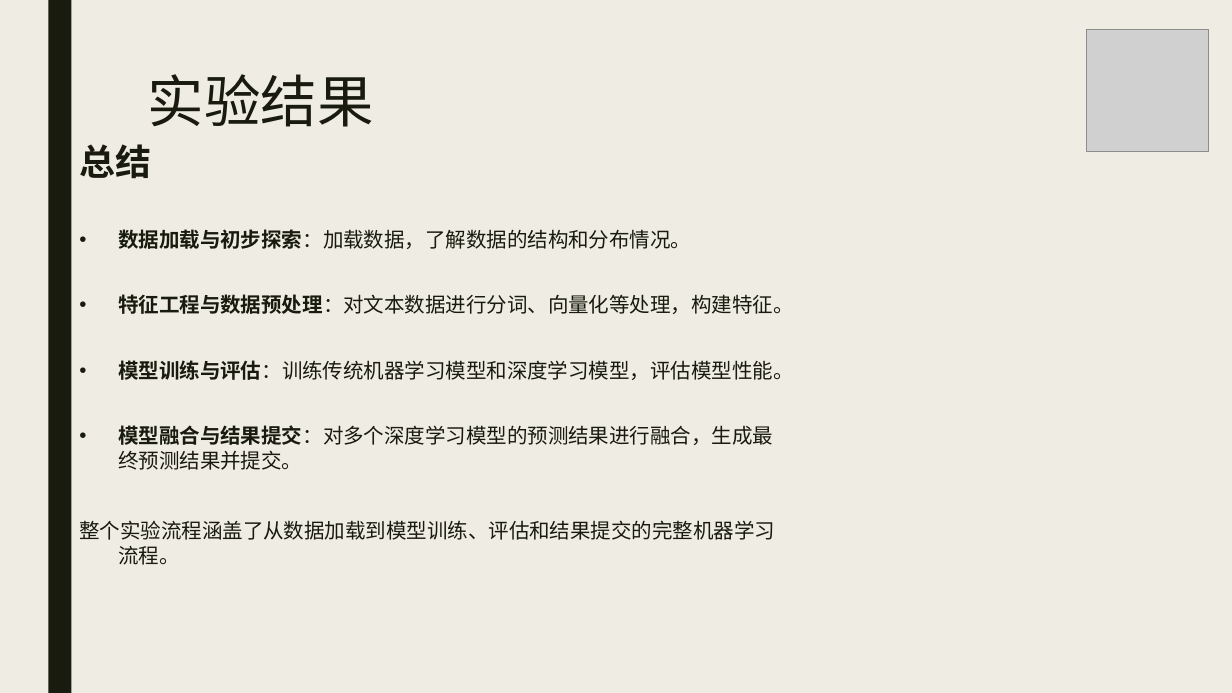
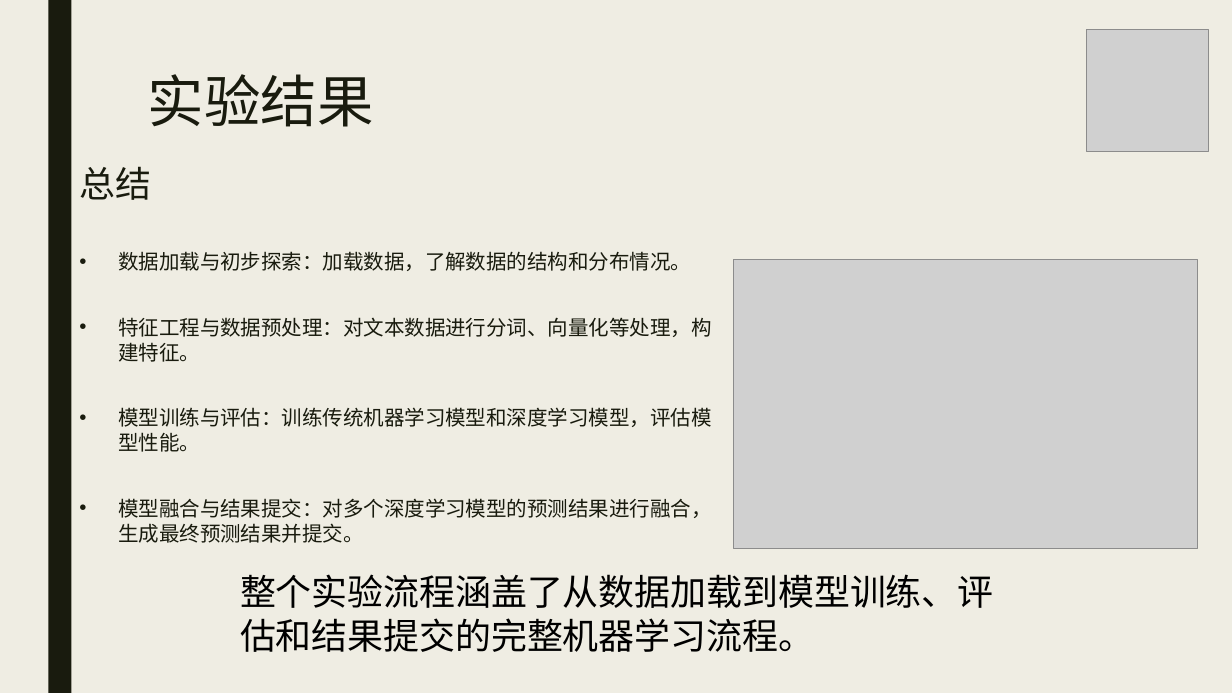
Before and after one commit to hazelyang2/DEEPLEARNING, a slide deck: slide 27 of 深度学习课程设计.pptx. Drawn at 1232x693 pixels with LibreOffice and Linux fonts; fonts in the diff are those of the drawing; grey boxes stand for pictures. Boxes give left, top, right and bottom in pixels: in the first picture for what was removed or moved away, otherwise in the second. Text is boxed around its words. In the diff, an @@ line names an element or a change of style, - is before the commit and + after.

```diff
--- a/深度学习课程设计.pptx
+++ b/深度学习课程设计.pptx
@@ text "总结": place and size @@
-text "总结" at (79,144,793,565)
+text "总结" at (79,166,711,543)
@@ text "总结" at (79,166,711,543): bold off in "总结", "数据加载与初步探索：加载数据，了解数据的结构和分布情况。", "特征工程与数据预处理：对文本数据进行分词、向量化等处理，构建特征。", "模型训练与评估：训练传统机器学习模型和深度学习模型，评估模型性能。" and 1 more places @@
@@ picture added at (734,259,1198,548) @@
@@ text at (79,520,775,565): paragraph removed @@
-整个实验流程涵盖了从数据加载到模型训练、评估和结果提交的完整机器学习流程。
@@ text added at (240,574,994,652), 28 pt, text #000000 @@
+整个实验流程涵盖了从数据加载到模型训练、评估和结果提交的完整机器学习流程。
```
Also in this commit, not shown: 24 other slides changed, 3 slides added, 1 other file.
